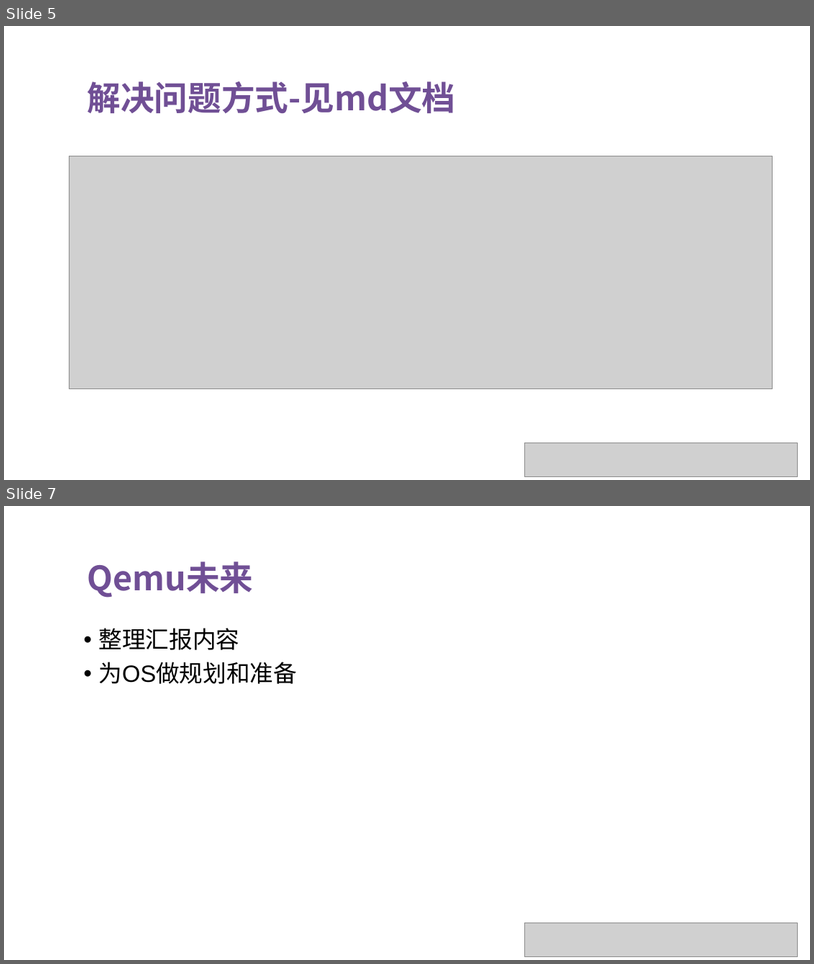
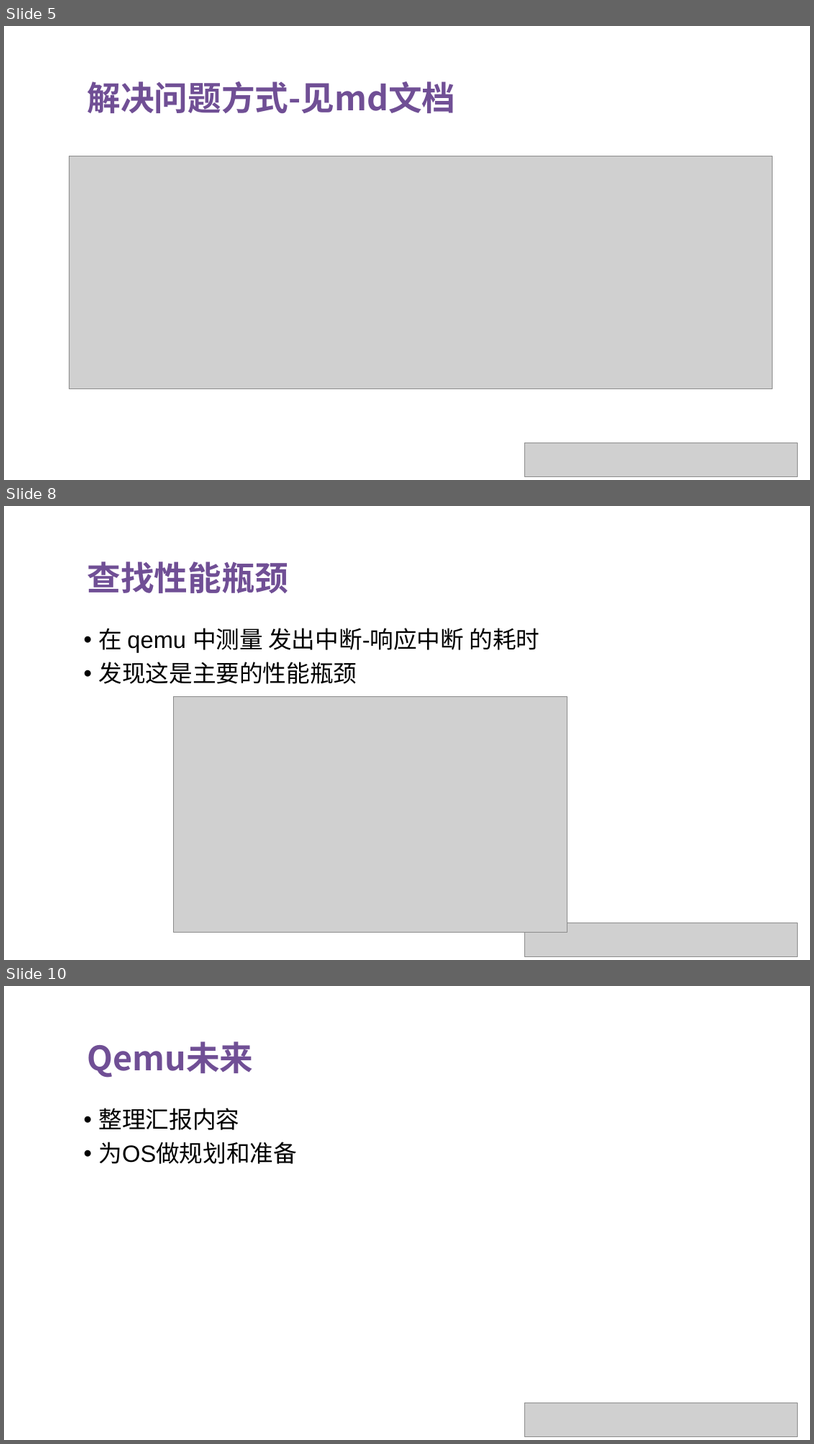
Before and after one commit to OS-F-4/usr-intr, a slide deck: ppt/2022-6-4.pptx. Shown one above the other, each under a label of ours: slides 5 and 7 before the commit, slides 5, 8 and 10 after it; the slides between them are not shown. The pictures are 814x964 and 814x1444 pixels, drawn with LibreOffice and Linux fonts; fonts in the diff are those of the drawing; grey boxes stand for pictures. Boxes give left, top, right and bottom in pixels: in the first picture for what was removed or moved away, otherwise in the second. Text is boxed around its words. In the diff, an @@ line names an element or a change of style, - is before the commit and + after.

```diff
--- a/ppt/2022-6-4.pptx
+++ b/ppt/2022-6-4.pptx
@@ slide 8 added at (4, 506, 810, 960), background #FFFFFF @@
@@ text added at (88, 561, 289, 593), 40 pt, text #704F95, bold @@
+查找性能瓶颈
@@ text added at (99, 628, 540, 684), 28 pt, text #000000 @@
+• 在 qemu 中测量 发出中断-响应中断 的耗时
+• 发现这是主要的性能瓶颈
@@ picture added at (173, 697, 567, 932) @@
@@ picture added at (525, 923, 798, 957) @@
@@ what was slide 7 is now slide 10 @@
```
Also in this commit, not shown: 3 slides changed, 2 other slides added, 1 other file.
